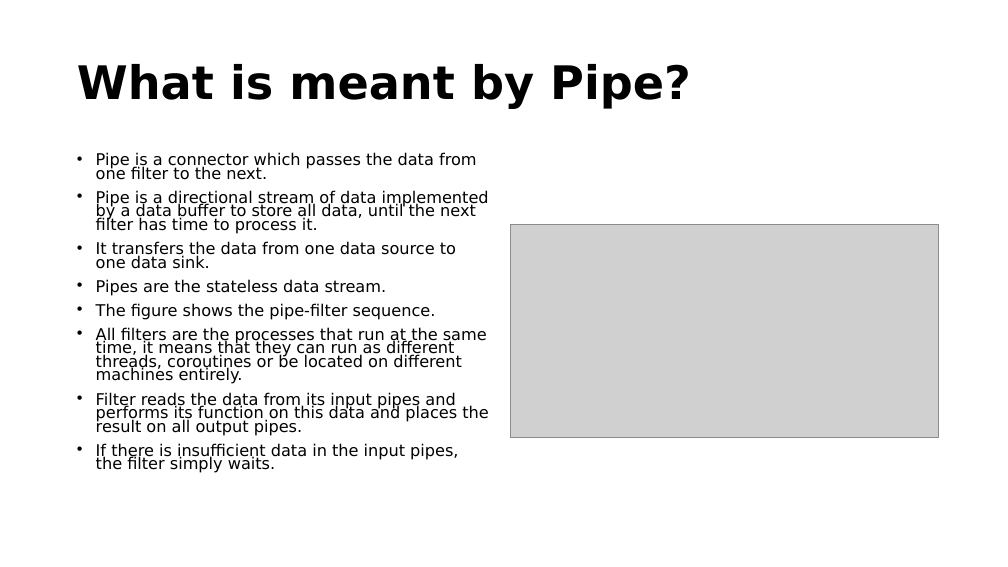
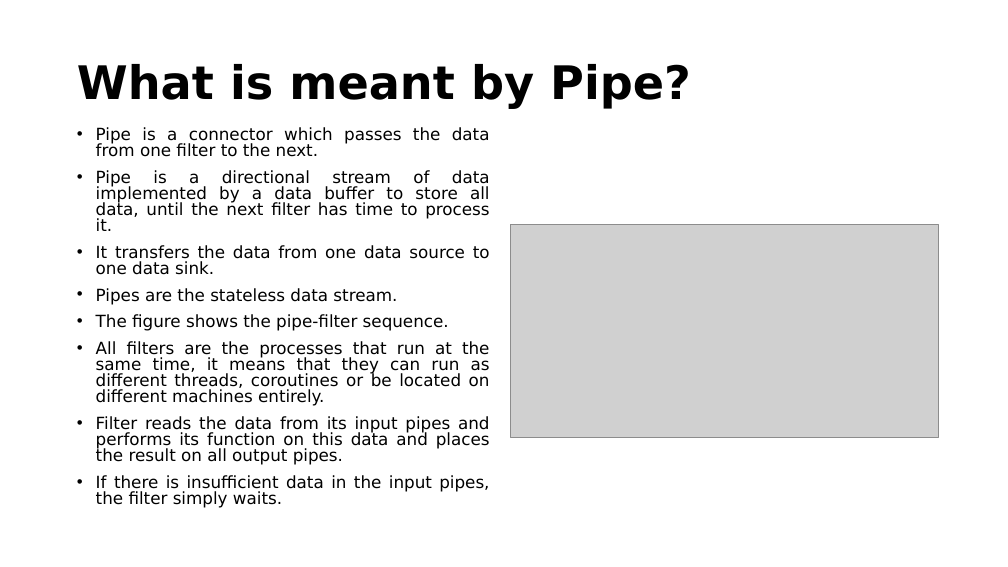
Before and after one commit to shakiliitju/M.Sc-in-ICT, a slide deck: slide 36 of MICT-5102 Cloud Computing/Lecture/Lecture3.pptx. Drawn at 1008x567 pixels with LibreOffice and Linux fonts; fonts in the diff are those of the drawing; grey boxes stand for pictures. Boxes give left, top, right and bottom in pixels: in the first picture for what was removed or moved away, otherwise in the second. Text is boxed around its words. In the diff, an @@ line names an element or a change of style, - is before the commit and + after.

```diff
--- a/MICT-5102 Cloud Computing/Lecture/Lecture3.pptx
+++ b/MICT-5102 Cloud Computing/Lecture/Lecture3.pptx
@@ text "Pipe is a connector which ...": place and size @@
-text "Pipe is a connector which ..." at [96,152,489,473]
+text "Pipe is a connector which ..." at [96,127,490,508]
@@ text "Pipe is a connector which ..." at [96,127,490,508]: size 15.4 to 16 pt; alignment left to justified; line spacing 0.7 to 0.8 @@
```
Also in this commit, not shown: 5 other slides changed, 7 other files.
